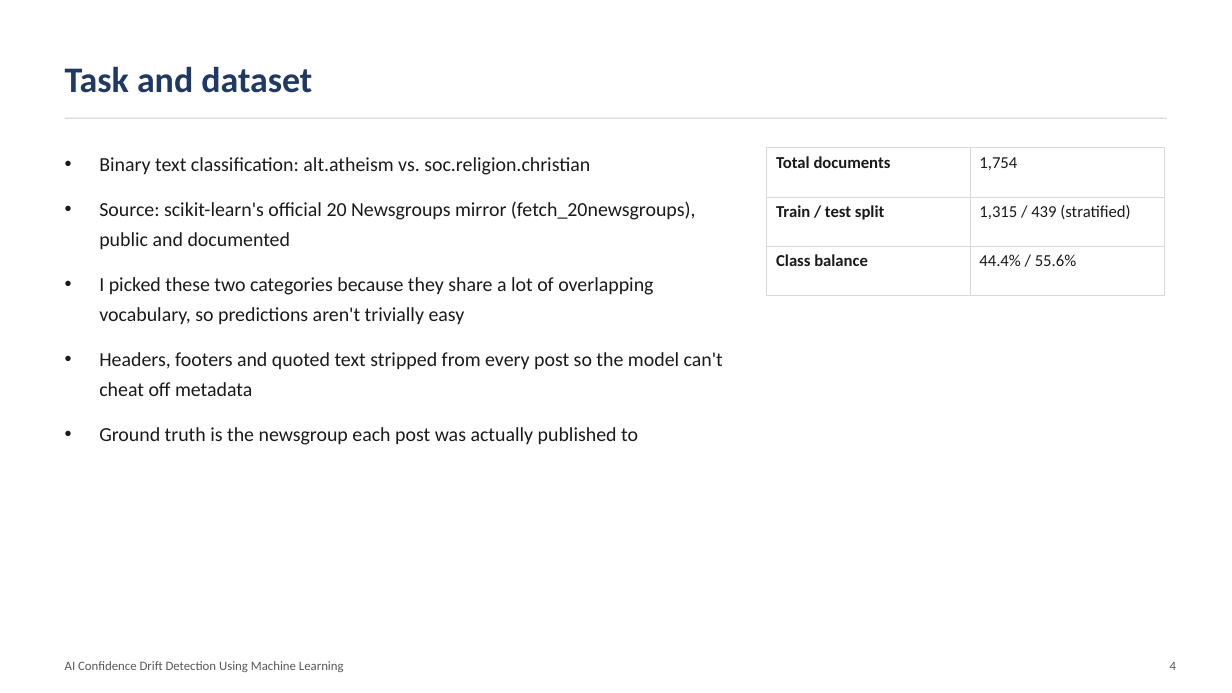
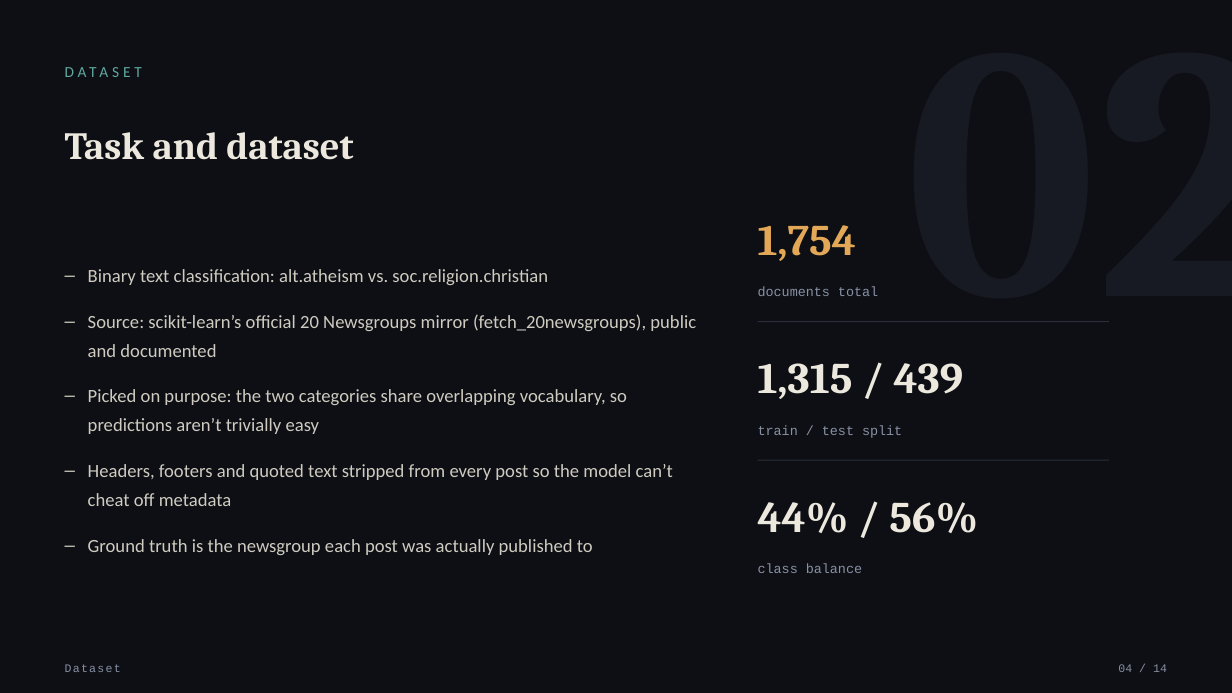
Before and after one commit to ahansardar/ai-confidence-drift, a slide deck: slide 4 of reports/presentation/AI_Confidence_Drift_Presentation.pptx. Drawn at 1232x693 pixels with LibreOffice and Linux fonts; fonts in the diff are those of the drawing. Boxes give left, top, right and bottom in pixels: in the first picture for what was removed or moved away, otherwise in the second. Text is boxed around its words. In the diff, an @@ line names an element or a change of style, - is before the commit and + after.

Commit message:
Redesign presentation with a data-driven visual identity
Dark 'signal trace' theme built around the project's actual subject:
real confidence sequences drawn as sparkline polylines throughout
(hero graphic, problem illustrations, pipeline path, findings, closing
visual), instead of generic cards or stock icons. Mixed typography
(Cambria display serif, Calibri body, Courier New for data/metrics)
and an amber/teal accent pair replace the previous plain layout.

```diff
--- a/reports/presentation/AI_Confidence_Drift_Presentation.pptx
+++ b/reports/presentation/AI_Confidence_Drift_Presentation.pptx
@@ background #FFFFFF to #0D0F14 @@
@@ text "Task and dataset" moved from (x1=65, y1=66, x2=312, y2=93) to (x1=65, y1=132, x2=218, y2=160) @@
@@ text "Task and dataset" at (x1=65, y1=132, x2=218, y2=160): size 28 to 30 pt, font Calibri to Cambria, text colour #1F3864 to #ECE8DE; line spacing 1 to 1.05 @@
@@ line removed from (65, 118) to (1167, 118) @@
@@ text added at (x1=226, y1=132, x2=353, y2=160), 12 pt, text #5FA8A0 @@
+DATASET
@@ table removed at (x1=767, y1=148, x2=1165, y2=296), 3 rows, 2 columns @@
-Total documents | 1,754
-Train / test split | 1,315 / 439 (stratified)
-Class balance | 44.4% / 55.6%
@@ text "Binary text classification: alt.atheism vs. ..." moved from (x1=99, y1=157, x2=723, y2=445) to (x1=88, y1=269, x2=696, y2=555) @@
@@ text added at (x1=758, y1=225, x2=856, y2=261), 34 pt, text #E3A857, bold @@
+1,754
@@ text at (x1=88, y1=269, x2=593, y2=555): size 15.5 to 14.5 pt, text colour #1A1A1A to #CFCBC0 in "Binary text classification: alt.atheism vs. soc.religion.chr ...", "Ground truth is the newsgroup each post ..."; bullet • to –; line spacing 1.25 to 1.3; more space between paragraphs @@
@@ text added at (x1=758, y1=286, x2=878, y2=296), 10.5 pt, text #8890A4 @@
+documents total
@@ text at (x1=88, y1=314, x2=696, y2=506): text changed; size 15.5 to 14.5 pt; text colour #1A1A1A to #CFCBC0 @@
-• Source: scikit-learn's official 20 Newsgroups mirror (fetch_20newsgroups), public and documented
-• I picked these two categories because they share a lot of overlapping vocabulary, so predictions aren't trivially easy
-• Headers, footers and quoted text stripped from every post so the model can't cheat off metadata
+– Source: scikit-learn’s official 20 Newsgroups mirror (fetch_20newsgroups), public and documented
+– Picked on purpose: the two categories share overlapping vocabulary, so predictions aren’t trivially easy
+– Headers, footers and quoted text stripped from every post so the model can’t cheat off metadata
@@ line added from (758, 322) to (1109, 322), #2A2E3A 0.75 pt @@
@@ text added at (x1=758, y1=363, x2=964, y2=399), 34 pt, text #ECE8DE, bold @@
+1,315 / 439
@@ text added at (x1=905, y1=363, x2=1232, y2=371), 280 pt, text #171A22, bold @@
+02
@@ text added at (x1=758, y1=425, x2=902, y2=438), 10.5 pt, text #8890A4 @@
+train / test split
@@ line added from (758, 460) to (1109, 460), #2A2E3A 0.75 pt @@
@@ text added at (x1=758, y1=502, x2=978, y2=533), 34 pt, text #ECE8DE, bold @@
+44% / 56%
@@ text added at (x1=758, y1=563, x2=862, y2=573), 10.5 pt, text #8890A4 @@
+class balance
@@ text removed at (x1=65, y1=661, x2=344, y2=672) @@
-AI Confidence Drift Detection Using Machine Learning
@@ text added at (x1=65, y1=664, x2=121, y2=672), 9 pt, text #8890A4 @@
+Dataset
@@ text added at (x1=1118, y1=664, x2=1167, y2=672), 9 pt, text #8890A4 @@
+04 / 14
@@ text removed at (x1=1170, y1=662, x2=1176, y2=670) @@
-4
```
Also in this commit, not shown: 11 other slides changed, 2 slides added, 2 slides removed.
